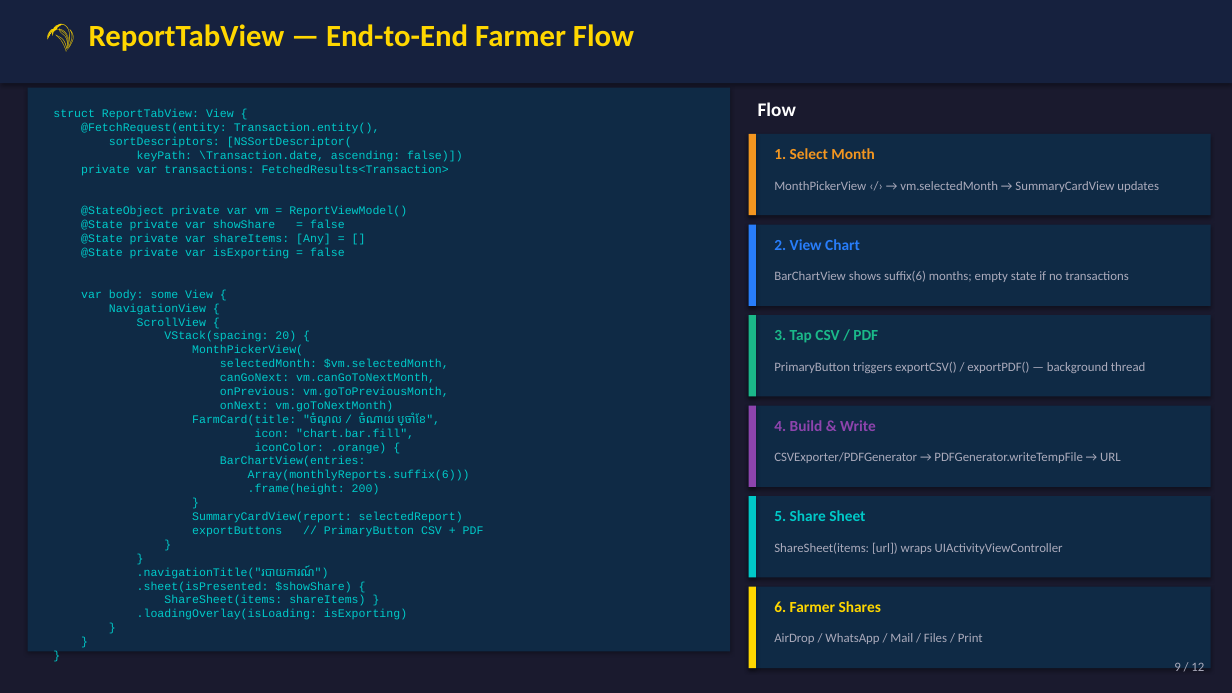
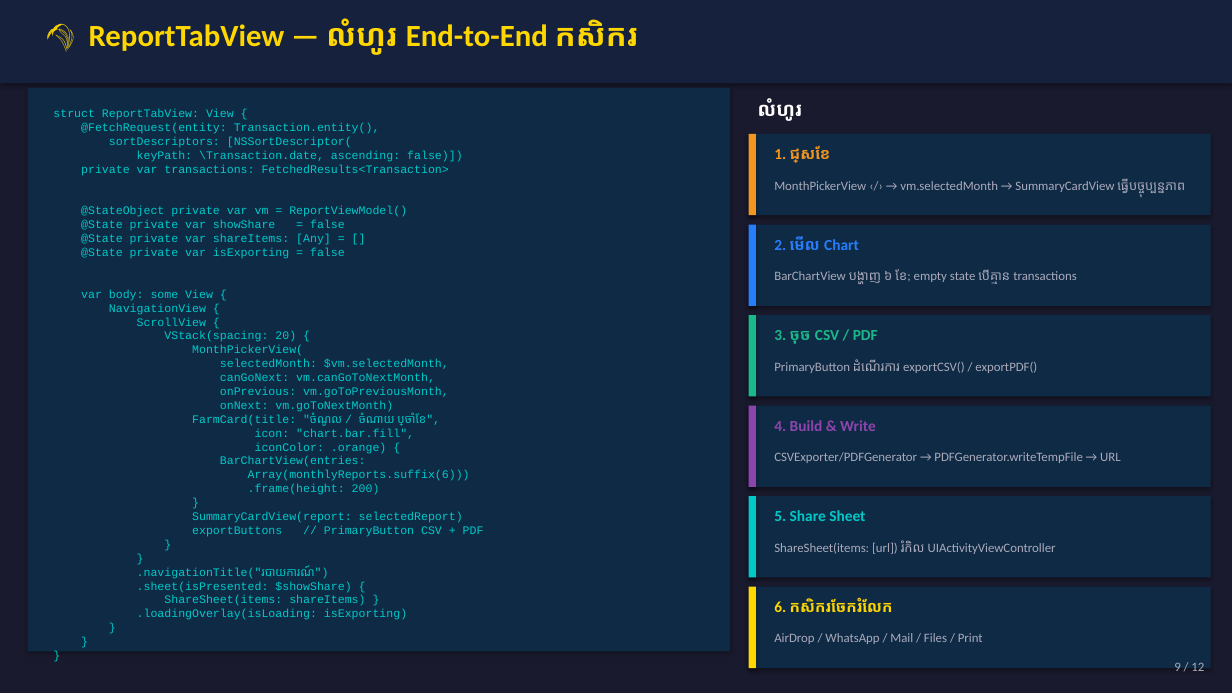
Before and after one commit to NemSothea/SwiftDoc, a slide deck: slide 9 of Week10/Week10_Data_Export_Reports.pptx. Drawn at 1232x693 pixels with LibreOffice and Linux fonts; fonts in the diff are those of the drawing. Boxes give left, top, right and bottom in pixels: in the first picture for what was removed or moved away, otherwise in the second. Text is boxed around its words. In the diff, an @@ line names an element or a change of style, - is before the commit and + after.

```diff
--- a/Week10/Week10_Data_Export_Reports.pptx
+++ b/Week10/Week10_Data_Export_Reports.pptx
@@ text at [89, 18, 638, 54]: text changed @@
-🌾 ReportTabView — End-to-End Farmer Flow
+🌾 ReportTabView — លំហូរ End-to-End កសិករ
@@ text at [758, 98, 802, 121]: text changed @@
-Flow
+លំហូរ
@@ text at [774, 146, 831, 163]: text changed @@
-1. Select Month
+1. ជ្រើសខែ
@@ text at [774, 179, 1185, 193]: text changed @@
-MonthPickerView ‹/› → vm.selectedMonth → SummaryCardView updates
+MonthPickerView ‹/› → vm.selectedMonth → SummaryCardView ធ្វើបច្ចុប្បន្នភាព
@@ text at [774, 236, 859, 250]: text changed @@
-2. View Chart
+2. មើល Chart
@@ text at [774, 269, 1076, 284]: text changed @@
-BarChartView shows suffix(6) months; empty state if no transactions
+BarChartView បង្ហាញ ៦ ខែ; empty state បើគ្មាន transactions
@@ text at [774, 330, 878, 344]: text changed @@
-3. Tap CSV / PDF
+3. ចុច CSV / PDF
@@ text at [774, 359, 1037, 373]: text changed @@
-PrimaryButton triggers exportCSV() / exportPDF() — background thread
+PrimaryButton ដំណើរការ exportCSV() / exportPDF()
@@ text at [774, 540, 1056, 554]: text changed @@
-ShareSheet(items: [url]) wraps UIActivityViewController
+ShareSheet(items: [url]) រំកិល UIActivityViewController
@@ text at [774, 598, 893, 612]: text changed @@
-6. Farmer Shares
+6. កសិករចែករំលែក
```
Also in this commit, not shown: 11 other slides changed, 21 other files.
